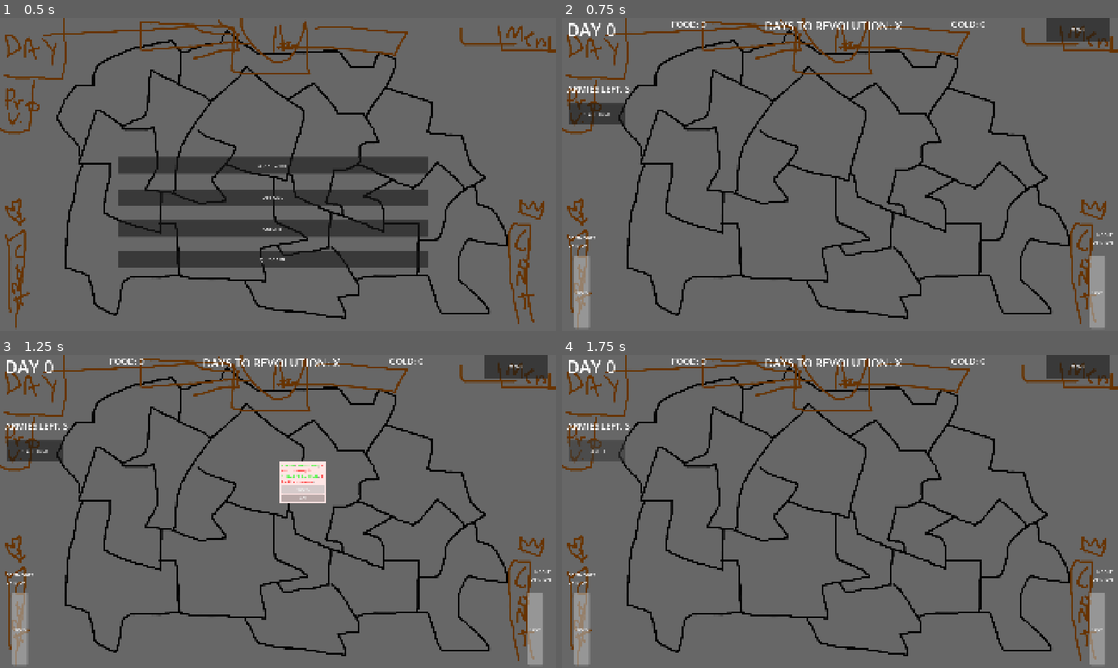
Above: before the commit, frames 1-4 (two rows, left to right).
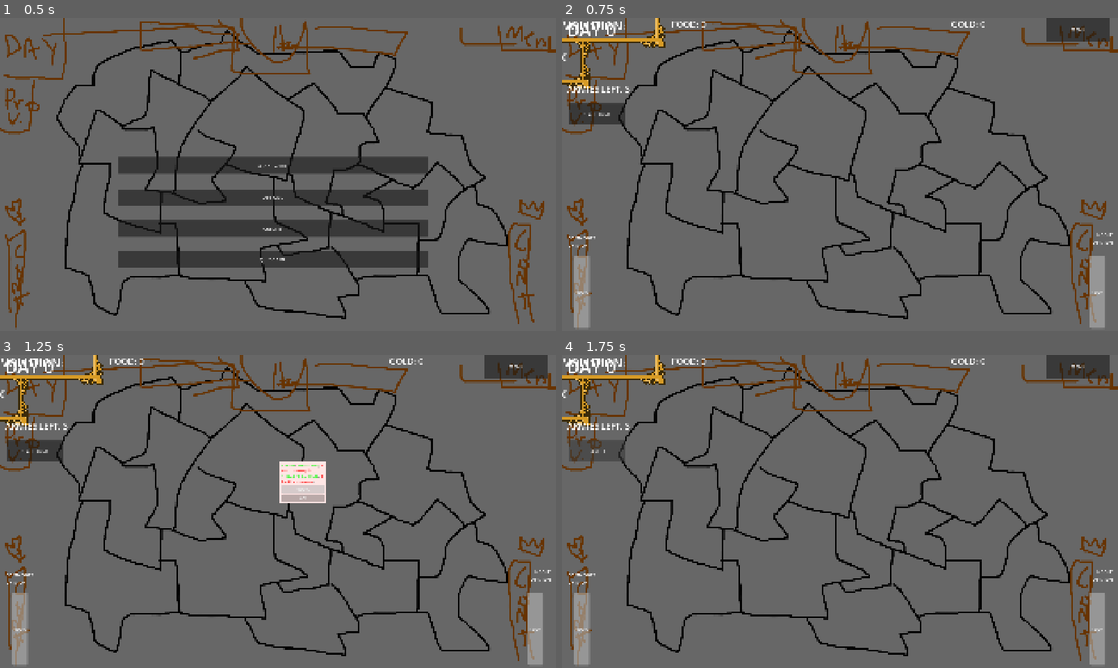
Above: after the commit, the same moments.

Repository: Orangechrisy/gmtk-game-jam-2026
Game: Godot game, scene res://Map/map.tscn
The game is run twice, just before and just after one commit, with the same random seed, the same clock (stepped at 60 frames per second) and the same inputs. Sound files missing from this copy of the repository are replaced by a short silence.
Inputs:
- Up to frame 1 (0.5 s): no input
- Up to frame 2 (0.75 s): click "START GAME" at 0.5 s
- Up to frame 3 (1.25 s): no input
- Up to frame 4 (1.75 s): click "PLACE ARMY" at 1.25 s

Frame 1 is identical in both runs. In frame 2, 1.2% of the frame differs, in the area x 0-62%, y 0-23%; in frame 3, 1.2%; in frame 4, 1.2%.

Commit message:
starting of ui texturing

Diff:
--- a/Events/event_scene.tscn
+++ b/Events/event_scene.tscn
@@ -3,9 +3,6 @@
 [ext_resource type="Script" uid="uid://cg6eb32fs7qab" path="res://Events/event_scene.gd" id="1_qshbi"]
 [ext_resource type="Texture2D" uid="uid://d0tp7oprp4mbt" path="res://Assets/PORTRAIT_common_dude_1.png" id="2_5fbc5"]
 [ext_resource type="PackedScene" uid="uid://4yyww0bjv0og" path="res://Events/EventOptions/options_tooltip.tscn" id="3_086s4"]
-
-[sub_resource type="CanvasTexture" id="CanvasTexture_ptshn"]
-specular_color = Color(0, 0, 0, 1)
 
 [sub_resource type="StyleBoxEmpty" id="StyleBoxEmpty_g4v7s"]
 
@@ -24,15 +21,6 @@
 grow_horizontal = 2
 grow_vertical = 2
 script = ExtResource("1_qshbi")
-
-[node name="TextureRect" type="TextureRect" parent="." unique_id=442736359]
-visible = false
-modulate = Color(1, 1, 1, 0)
-layout_mode = 0
-offset_right = 1921.0
-offset_bottom = 1081.0
-mouse_filter = 0
-texture = SubResource("CanvasTexture_ptshn")
 
 [node name="CenterContainer" type="CenterContainer" parent="." unique_id=1859437871]
 layout_mode = 1
--- a/UI/MainInterface.tscn
+++ b/UI/MainInterface.tscn
@@ -1,6 +1,7 @@
 [gd_scene format=3 uid="uid://dv1r3qybxrmhh"]
 
 [ext_resource type="Script" uid="uid://dnjk2ss4nd552" path="res://UI/main_interface.gd" id="1_51hqq"]
+[ext_resource type="Texture2D" uid="uid://b32gv2gcf3vbp" path="res://Assets/border_fancy.png" id="2_itd1i"]
 
 [sub_resource type="LabelSettings" id="LabelSettings_a6wwx"]
 font_size = 60
@@ -31,12 +32,67 @@
 text = "DAY 0"
 label_settings = SubResource("LabelSettings_a6wwx")
 
-[node name="ToRevolutionLabel" type="Label" parent="." unique_id=1517534400]
-layout_mode = 0
-offset_left = 580.0
-offset_right = 1294.0
+[node name="NinePatchRect" type="NinePatchRect" parent="." unique_id=1951793489]
+layout_mode = 1
+anchors_preset = 5
+anchor_left = 0.5
+anchor_right = 0.5
+offset_left = -357.0
+offset_right = 357.0
+offset_bottom = 104.0
+grow_horizontal = 2
+texture = ExtResource("2_itd1i")
+region_rect = Rect2(0, 98, 204, 107)
+patch_margin_left = 90
+patch_margin_top = 7
+patch_margin_right = 90
+patch_margin_bottom = 90
+
+[node name="ToRevolutionLabel" type="Label" parent="NinePatchRect" unique_id=1517534400]
+layout_mode = 1
+anchors_preset = 5
+anchor_left = 0.5
+anchor_right = 0.5
+offset_left = -220.0
+offset_right = 220.0
 offset_bottom = 55.0
-text = "DAYS TO REVOLUTION: X"
+grow_horizontal = 2
+text = "DAYS TO REVOLUTION:"
+label_settings = SubResource("LabelSettings_yrl57")
+horizontal_alignment = 1
+
+[node name="NinePatchRect2" type="NinePatchRect" parent="NinePatchRect" unique_id=431869903]
+layout_mode = 1
+anchors_preset = 5
+anchor_left = 0.5
+anchor_right = 0.5
+offset_left = -100.0
+offset_right = 100.0
+offset_bottom = 169.0
+grow_horizontal = 2
+offset_transform_enabled = true
+offset_transform_position = Vector2(0, 79)
+texture = ExtResource("2_itd1i")
+region_rect = Rect2(0, 31, 204, 174)
+patch_margin_left = 90
+patch_margin_top = 59
+patch_margin_right = 90
+patch_margin_bottom = 90
+
+[node name="DaysUntilRevLabel" type="Label" parent="NinePatchRect/NinePatchRect2" unique_id=617288251]
+layout_mode = 1
+anchors_preset = 8
+anchor_left = 0.5
+anchor_top = 0.5
+anchor_right = 0.5
+anchor_bottom = 0.5
+offset_left = -220.0
+offset_top = -56.5
+offset_right = 220.0
+offset_bottom = 56.5
+grow_horizontal = 2
+grow_vertical = 2
+text = "X"
 label_settings = SubResource("LabelSettings_yrl57")
 horizontal_alignment = 1
 
Binary file added: Assets/border_fancy.png
Not shown, added: Assets/border_fancy.png.import
